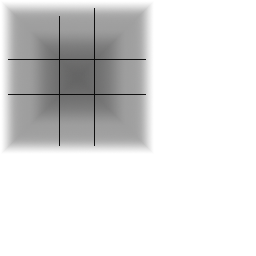
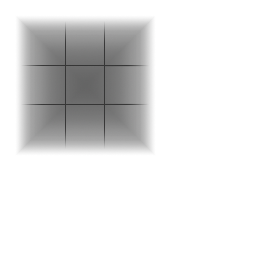
The second (256, 256) image is a revision of the first. Changes to its layers:
painted on "Shape 1" (1st of 7) over [59, 95, 66, 149]
painted on "Shape 1" (2nd of 7) over [94, 95, 105, 149]
moved "Shape 1" (3rd of 7) above "Shape 1", painted on it over [94, 8, 105, 65]
painted on "Shape 1" (4th of 7) over [59, 16, 66, 65]
painted on "Shape 1" (5th of 7) over [95, 65, 149, 105]
painted on "Shape 1" (6th of 7) over [21, 59, 146, 105]
removed layer "Shape 1" (7th of 8) (was 90%) over [8, 94, 59, 95]
painted on "Shape 1" (7th of 7) over [8, 59, 65, 66]
painted on "Background copy 2" (1st of 2) over [59, 59, 105, 105]
painted on "Rectangle 1" over [2, 2, 155, 155]
